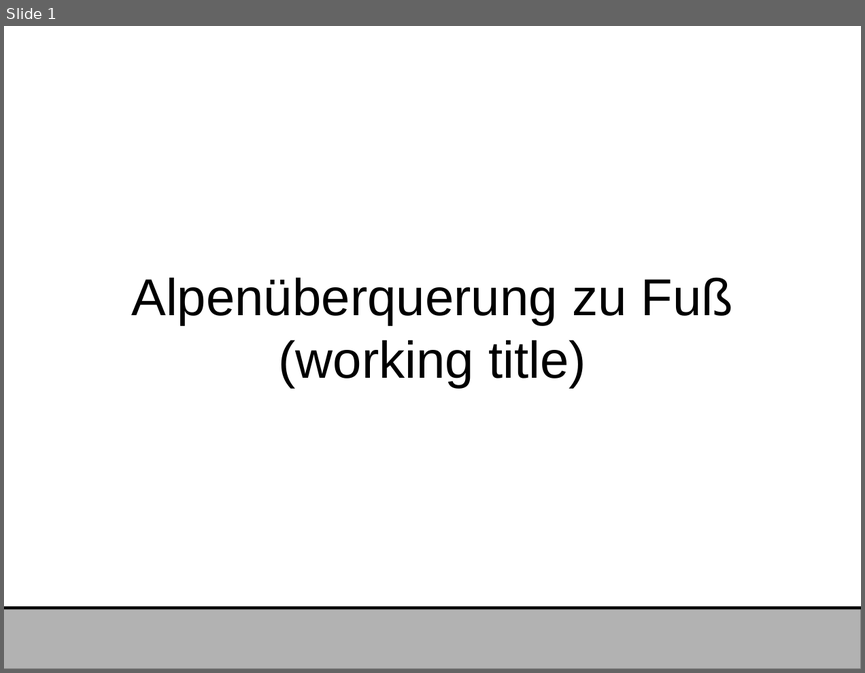
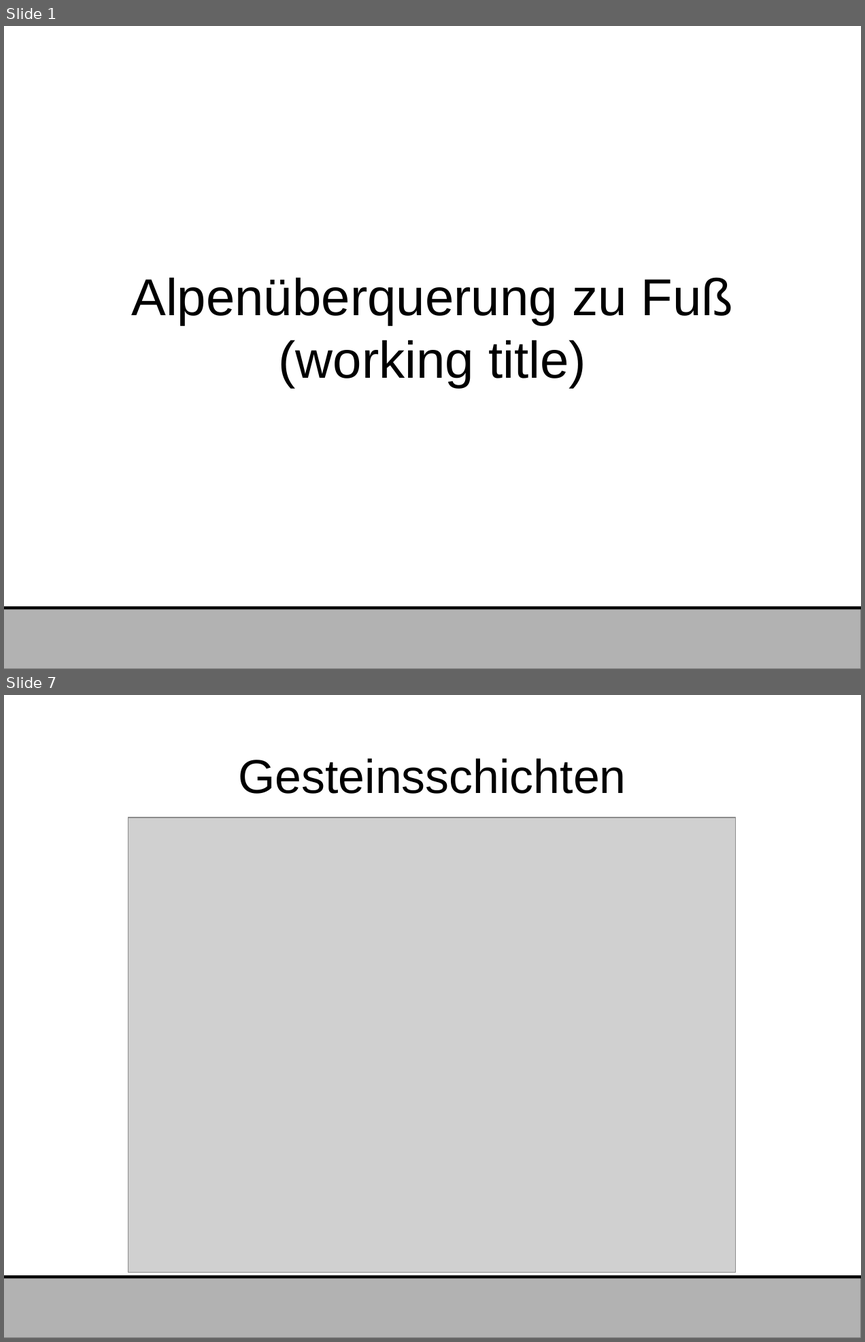
Before and after one commit to dawgermany/Praesentation-Alpen, a slide deck: PRÄSENTATION.odp. Shown one above the other, each under a label of ours: slide 1 before the commit, slides 1 and 7 after it; the slides between them are not shown. The pictures are 865x673 and 865x1342 pixels, drawn with LibreOffice and Linux fonts; fonts in the diff are those of the drawing; grey boxes stand for pictures. Boxes give left, top, right and bottom in pixels: in the first picture for what was removed or moved away, otherwise in the second. Text is boxed around its words. In the diff, an @@ line names an element or a change of style, - is before the commit and + after.

```diff
--- a/PRÄSENTATION.odp
+++ b/PRÄSENTATION.odp
@@ slide 7 added at [4,695,861,1338], background #FFFFFF @@
@@ title added at [238,758,626,794], 44 pt, text #000000 @@
+Gesteinsschichten
@@ picture added at [128,817,736,1272] @@
@@ rectangle added at [4,1276,861,1338], fill #B2B2B2, outline #808080 0 pt @@
@@ line added from (4, 1276) to (861, 1276), #000000 2.83 pt @@
```
Also in this commit, not shown: 5 other slides added.
